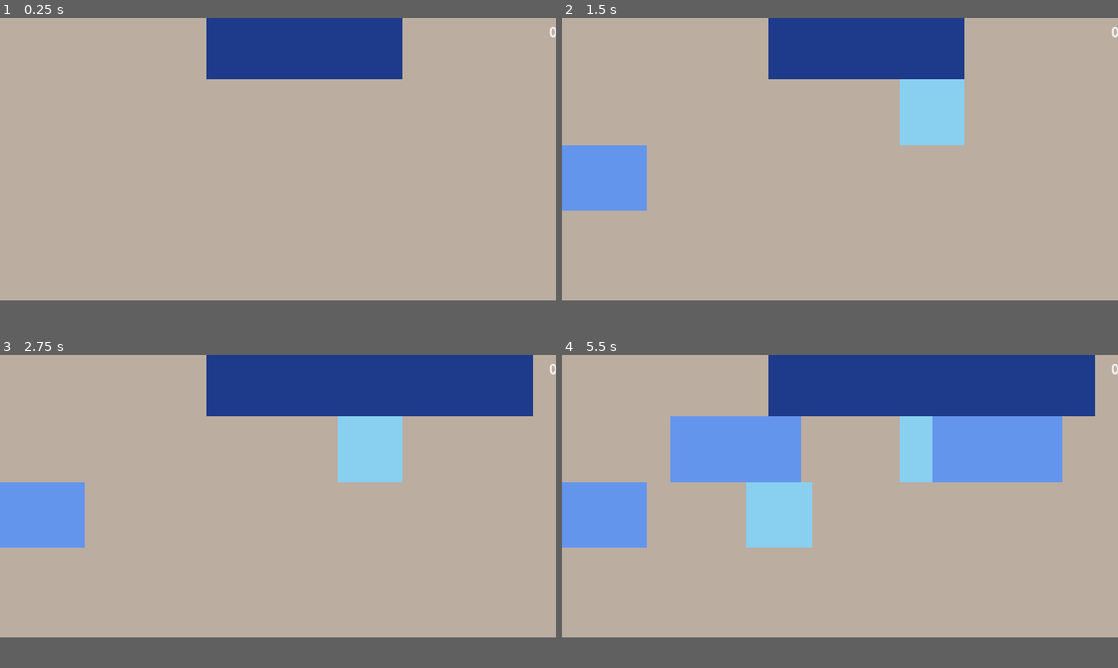
Above: before the commit, frames 1-4 (two rows, left to right).
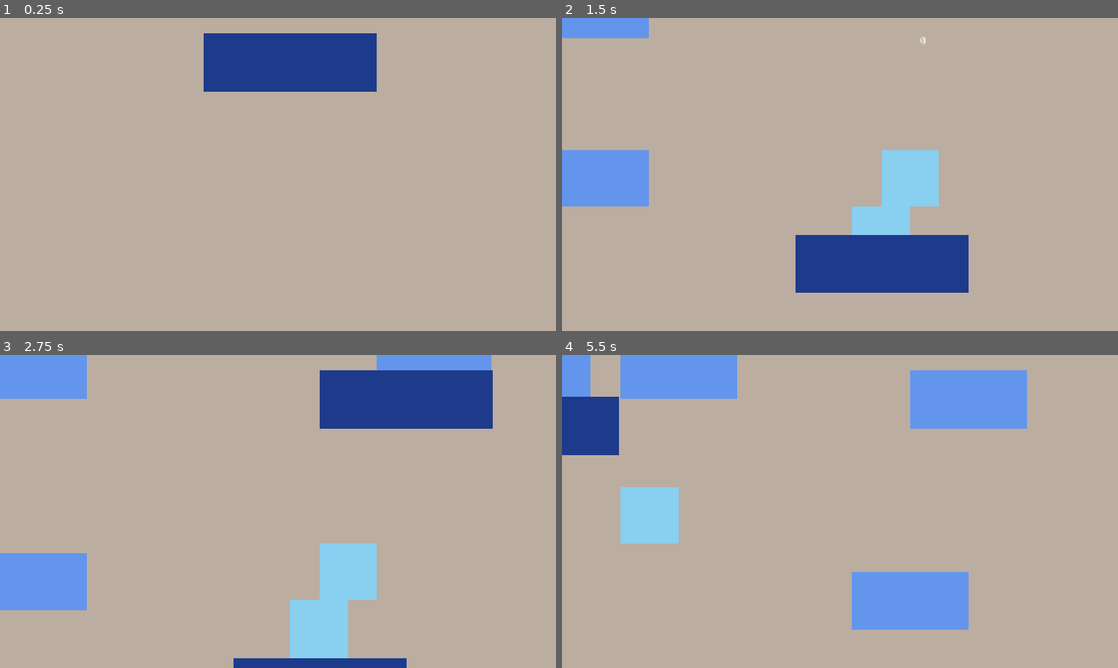
Above: after the commit, the same moments.

Repository: jpns3334444/2048-mirror
Game: Godot game, scene res://src/game.tscn
Same seed, same stepped clock (60 frames per second), same inputs: the game is played once before the commit and once after it.
Inputs:
- Up to frame 1 (0.25 s): no input
- Up to frame 2 (1.5 s): tap Enter (action) at 0.5, 1.35 s; hold D (right) 0.53-1.28 s; hold Enter (action) 0.53-1.28 s; hold S (down) from 1.28 s (still down)
- Up to frame 3 (2.75 s): tap Space at 2 s; release S (down) at 2.03 s; hold D (right) from 2.03 s (still down); hold Enter (action) from 2.03 s (still down)
- Up to frame 4 (5.5 s): release D (right) at 2.78 s; release Enter (action) at 2.78 s; hold W (up) 2.78-3.53 s; tap Enter (action) at 2.85, 4.35, 5 s; hold Enter (action) 3.53-4.28 s; hold A (left) 3.53-5.03 s; hold S (down) from 5.03 s (still down); hold Enter (action) from 5.03 s (still down)
In our replay, the window is 800x406 before the commit and 800x450 after it. These sizes can differ from the game's own. Grey fills any space a smaller window leaves; there, only what the larger window draws over its background counts as a difference.

The runs differ from the first frame. In frame 1, 3.7% of the frame differs, in the area x 36-100%, y 0-24%; in frame 2, 19%; in frame 3, 23%; in frame 4, 38%, in the area x 0-100%, y 0-88%.

Commit message:
Update board and tile scene files: enhance layout properties for controls in the board scene and adjust tile size for improved gameplay dynamics.

Diff:
--- a/project.godot
+++ b/project.godot
@@ -17,8 +17,8 @@
 
 [display]
 
-window/size/viewport_width=1280
-window/size/viewport_height=650
+window/size/viewport_width=1920
+window/size/viewport_height=1080
 window/stretch/mode="canvas_items"
 
 [input]
--- a/src/board.gd
+++ b/src/board.gd
@@ -1,4 +1,3 @@
-@tool
 extends Node2D
 
 enum Direction { UP, DOWN, LEFT, RIGHT }
@@ -78,6 +77,7 @@
 	tile.set_custom_size(dynamic_sizes[value])
 
 	tile.freeze = true
+	frozen_tiles.append(tile)
 
 func get_empty_cells() -> Array:
 	var empty_cells = []
--- a/src/board.tscn
+++ b/src/board.tscn
@@ -1,16 +1,14 @@
 [gd_scene load_steps=3 format=3 uid="uid://2vkr7hs7nw51"]
 
 [ext_resource type="Script" uid="uid://b5sldsqsv6tbn" path="res://src/board.gd" id="1_cvmqk"]
-
-[sub_resource type="RectangleShape2D" id="RectangleShape2D_1evtd"]
-size = Vector2(5, 600)
+[ext_resource type="Shape2D" uid="uid://bvbbjjfir2lfp" path="res://src/wall.tres" id="2_cbsws"]
 
 [node name="Board" type="Node2D"]
 script = ExtResource("1_cvmqk")
 
 [node name="GridContainer" type="GridContainer" parent="."]
-offset_right = 600.0
-offset_bottom = 600.0
+offset_right = 800.0
+offset_bottom = 800.0
 columns = 4
 
 [node name="Control1" type="Control" parent="GridContainer"]
@@ -96,25 +94,25 @@
 [node name="StaticBody2D" type="StaticBody2D" parent="GridContainer"]
 
 [node name="CollisionShape2D" type="CollisionShape2D" parent="GridContainer/StaticBody2D"]
-position = Vector2(0, 300)
-shape = SubResource("RectangleShape2D_1evtd")
+position = Vector2(800, 400)
+shape = ExtResource("2_cbsws")
 
 [node name="StaticBody2D2" type="StaticBody2D" parent="GridContainer"]
 
 [node name="CollisionShape2D" type="CollisionShape2D" parent="GridContainer/StaticBody2D2"]
-position = Vector2(600, 300)
-shape = SubResource("RectangleShape2D_1evtd")
+position = Vector2(0, 400)
+shape = ExtResource("2_cbsws")
 
 [node name="StaticBody2D3" type="StaticBody2D" parent="GridContainer"]
 
 [node name="CollisionShape2D" type="CollisionShape2D" parent="GridContainer/StaticBody2D3"]
-position = Vector2(300, 0)
+position = Vector2(400, 800)
 rotation = 1.5708
-shape = SubResource("RectangleShape2D_1evtd")
+shape = ExtResource("2_cbsws")
 
 [node name="StaticBody2D4" type="StaticBody2D" parent="GridContainer"]
 
 [node name="CollisionShape2D" type="CollisionShape2D" parent="GridContainer/StaticBody2D4"]
-position = Vector2(300, 600)
+position = Vector2(400, 0)
 rotation = 1.5708
-shape = SubResource("RectangleShape2D_1evtd")
+shape = ExtResource("2_cbsws")
--- a/src/game.tscn
+++ b/src/game.tscn
@@ -10,26 +10,20 @@
 
 [node name="CanvasLayer" type="CanvasLayer" parent="."]
 layer = -1
-scale = Vector2(2, 1)
-transform = Transform2D(2, 0, 0, 1, 0, 0)
 
 [node name="ColorRect" type="ColorRect" parent="CanvasLayer"]
-offset_left = -64.0
-offset_top = -64.0
-offset_right = 704.0
-offset_bottom = 704.0
+offset_right = 1920.0
+offset_bottom = 1080.0
 color = Color(0.733333, 0.678431, 0.627451, 1)
 
 [node name="Score" parent="." instance=ExtResource("2_lq7vy")]
-
-[node name="Score2" parent="." instance=ExtResource("2_lq7vy")]
-position = Vector2(650, 0)
+position = Vector2(623, 45)
 
 [node name="Board" parent="." instance=ExtResource("3_acpat")]
-position = Vector2(46, 65)
+position = Vector2(100, 150)
 
 [node name="Board2" parent="." instance=ExtResource("3_acpat")]
-position = Vector2(700, 65)
+position = Vector2(1000, 150)
 
 [node name="Menu" parent="." instance=ExtResource("4_86j1l")]
 visible = false
--- a/src/tile.gd
+++ b/src/tile.gd
@@ -1,4 +1,3 @@
-@tool
 extends RigidBody2D
 class_name Tile
 
--- a/src/tile.tscn
+++ b/src/tile.tscn
@@ -3,7 +3,7 @@
 [ext_resource type="Script" uid="uid://dhayivp1gu407" path="res://src/tile.gd" id="1_af4uq"]
 
 [sub_resource type="RectangleShape2D" id="RectangleShape2D_qmy66"]
-size = Vector2(450, 150)
+size = Vector2(50, 50)
 
 [node name="Tile" type="RigidBody2D"]
 lock_rotation = true
--- /dev/null
+++ b/src/wall.tres
@@ -0,0 +1,4 @@
+[gd_resource type="RectangleShape2D" format=3 uid="uid://bvbbjjfir2lfp"]
+
+[resource]
+size = Vector2(5, 800)
